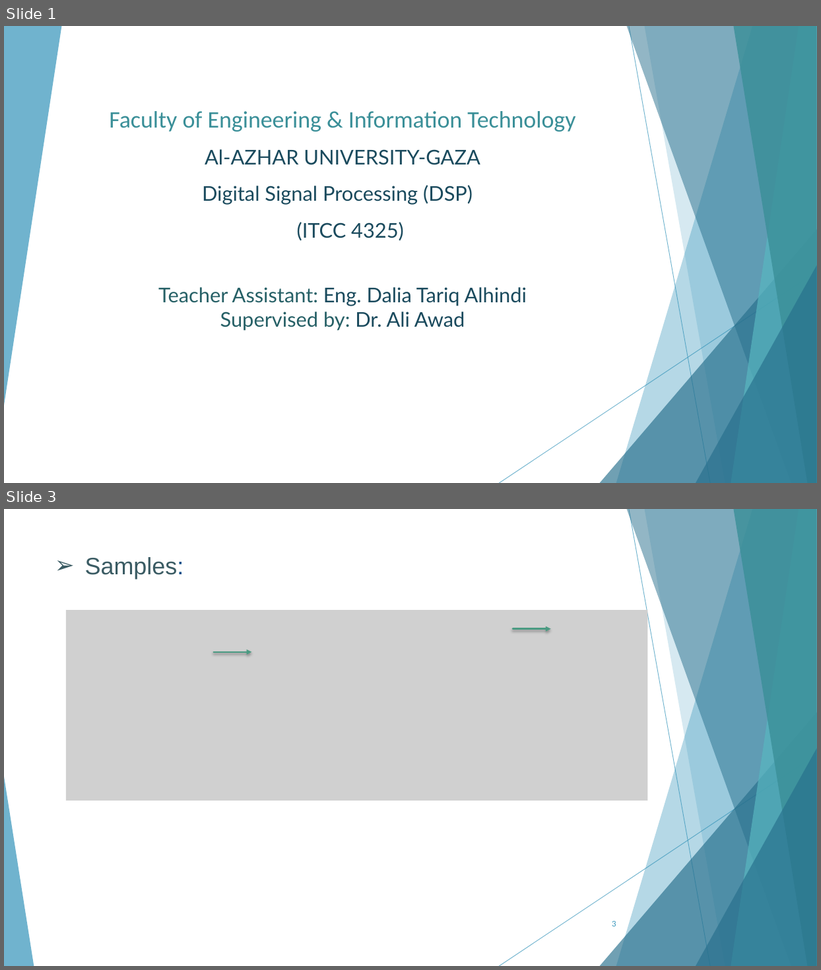
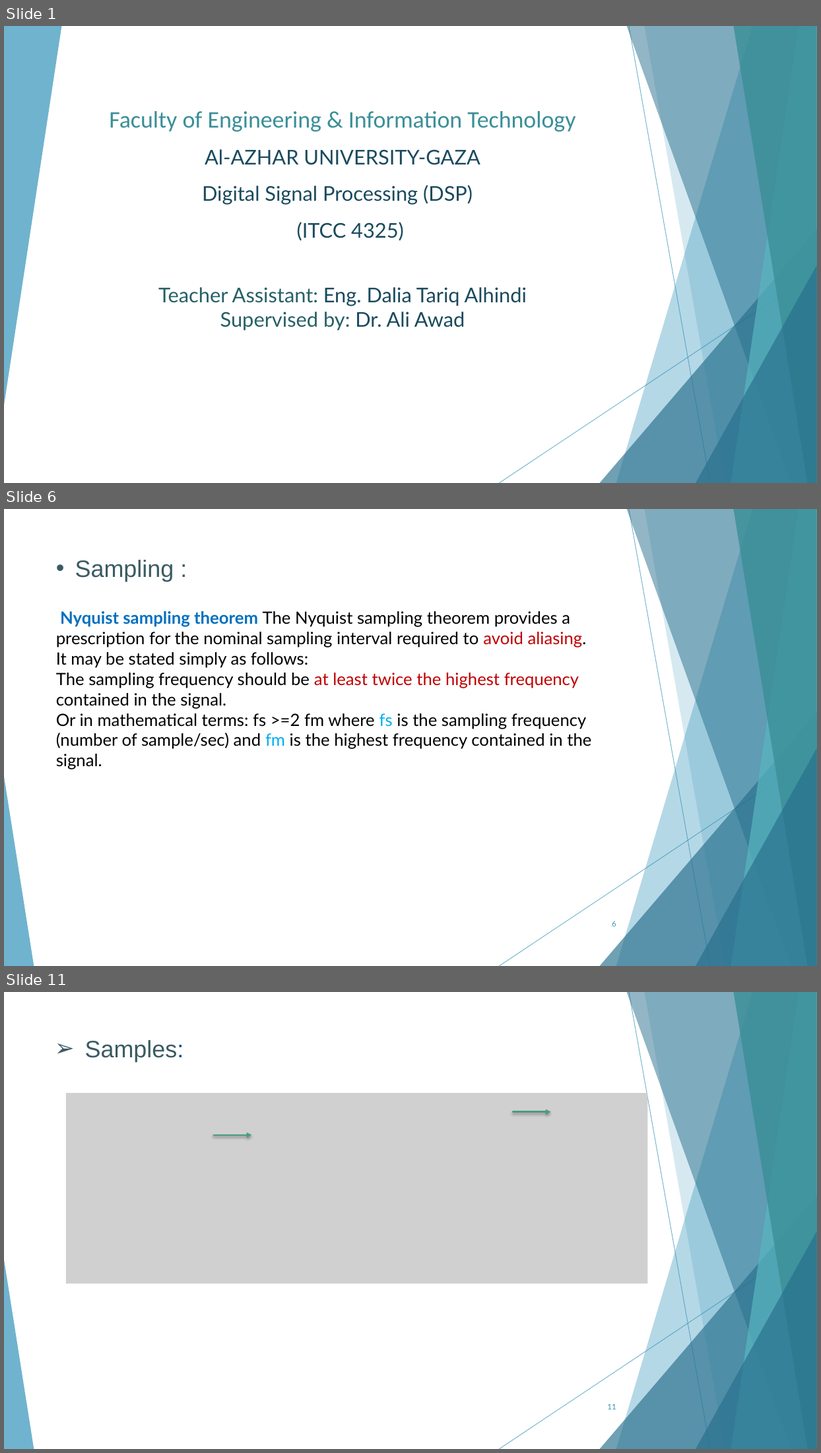
Before and after one commit to AhMjOU/DSP2, a slide deck: lec2.pptx. Shown one above the other, each under a label of ours: slides 1 and 3 before the commit, slides 1, 6 and 11 after it; the slides between them are not shown. The pictures are 821x970 and 821x1453 pixels, drawn with LibreOffice and Linux fonts; fonts in the diff are those of the drawing; grey boxes stand for pictures. Boxes give left, top, right and bottom in pixels: in the first picture for what was removed or moved away, otherwise in the second. Text is boxed around its words. In the diff, an @@ line names an element or a change of style, - is before the commit and + after.

```diff
--- a/lec2.pptx
+++ b/lec2.pptx
@@ slide 6 added at bbox=[4, 509, 817, 966], background #FFFFFF; not listed: 10 template elements that a slide beside it also shows @@
@@ text added at bbox=[75, 560, 174, 582], 28 pt, text #3A5B63 @@
+• Sampling :
@@ text added at bbox=[56, 611, 591, 770], 20 pt, text #000000 @@
+Nyquist sampling theorem The Nyquist sampling theorem provides a prescription for the nominal sampling interval required to avoid aliasing.
+It may be stated simply as follows:
+The sampling frequency should be at least twice the highest frequency contained in the signal.
+Or in mathematical terms: fs >=2 fm where fs is the sampling frequency (number of sample/sec) and fm is the highest frequency contained in the signal.
@@ page number added at bbox=[612, 921, 616, 927], 9 pt, text #3494BA @@
+6
@@ what was slide 3 is now slide 11 @@
@@ page number at bbox=[607, 1404, 616, 1410]: text changed @@
-3
+11
```
Also in this commit, not shown: 4 slides changed, 7 other slides added, 12 slides removed, 8 other files.
